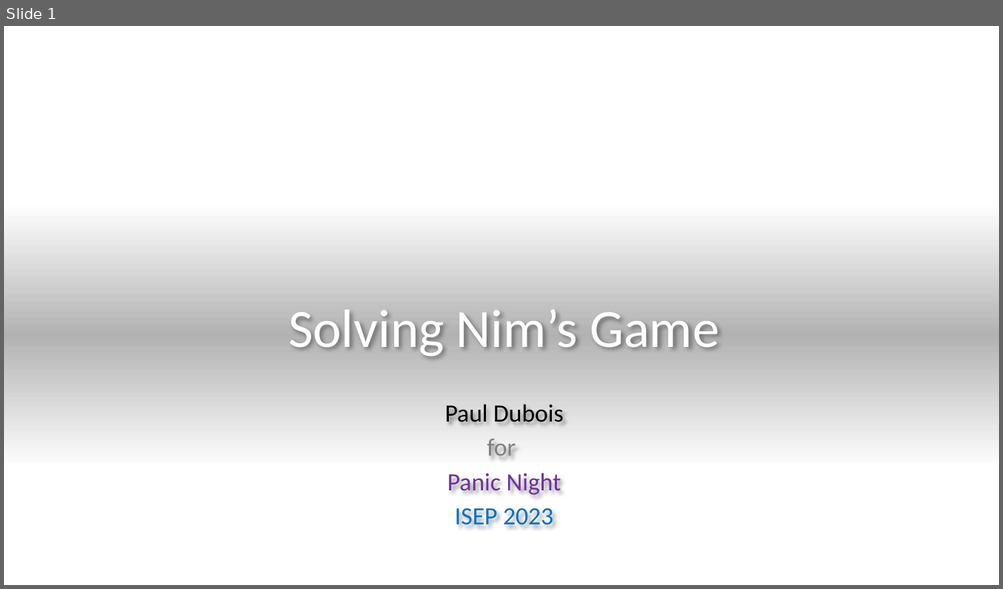
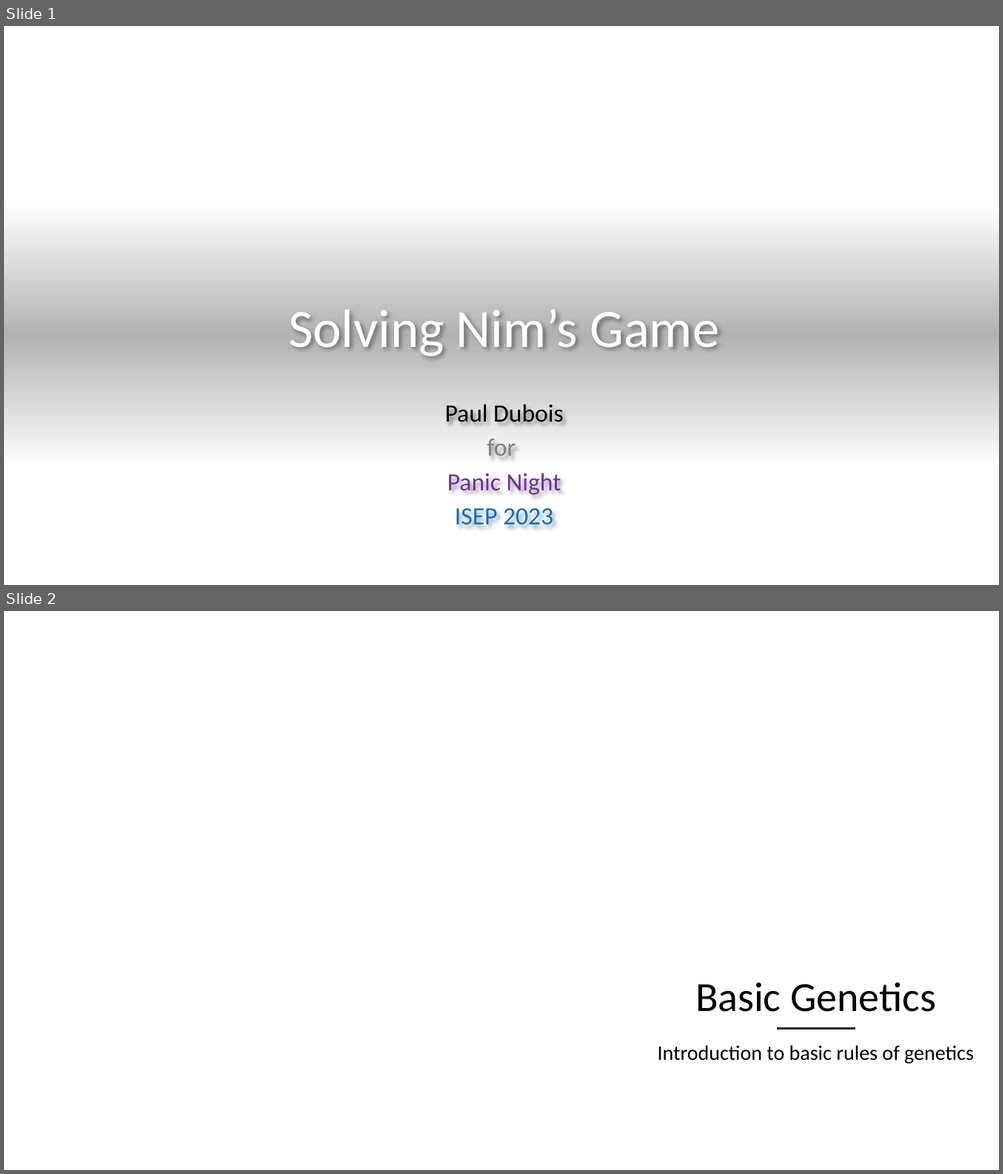
Before and after one commit to pauldubois98/PanicNightWorkshop, a slide deck: SolvingNimsGame.pptx. Shown one above the other, each under a label of ours: slide 1 before the commit, slides 1 and 2 after it. The pictures are 1003x589 and 1003x1174 pixels, drawn with LibreOffice and Linux fonts; fonts in the diff are those of the drawing; background and template pictures are left out. Boxes give left, top, right and bottom in pixels: in the first picture for what was removed or moved away, otherwise in the second. Text is boxed around its words. In the diff, an @@ line names an element or a change of style, - is before the commit and + after.

Commit message:
basic genetics title slide

```diff
--- a/SolvingNimsGame.pptx
+++ b/SolvingNimsGame.pptx
@@ slide 2 added at [4, 611, 999, 1170], background picture (left out) @@
@@ freeform shape added at [615, 797, 999, 1170], fill #FFFFFF at 70% opacity @@
@@ title added at [695, 982, 936, 1012], 40 pt, text #000000 @@
+Basic Genetics
@@ line added from (778, 1029) to (854, 1029), #262626 2 pt @@
@@ subtitle added at [657, 1045, 973, 1064], 20 pt, text #000000 @@
+Introduction to basic rules of genetics
```
